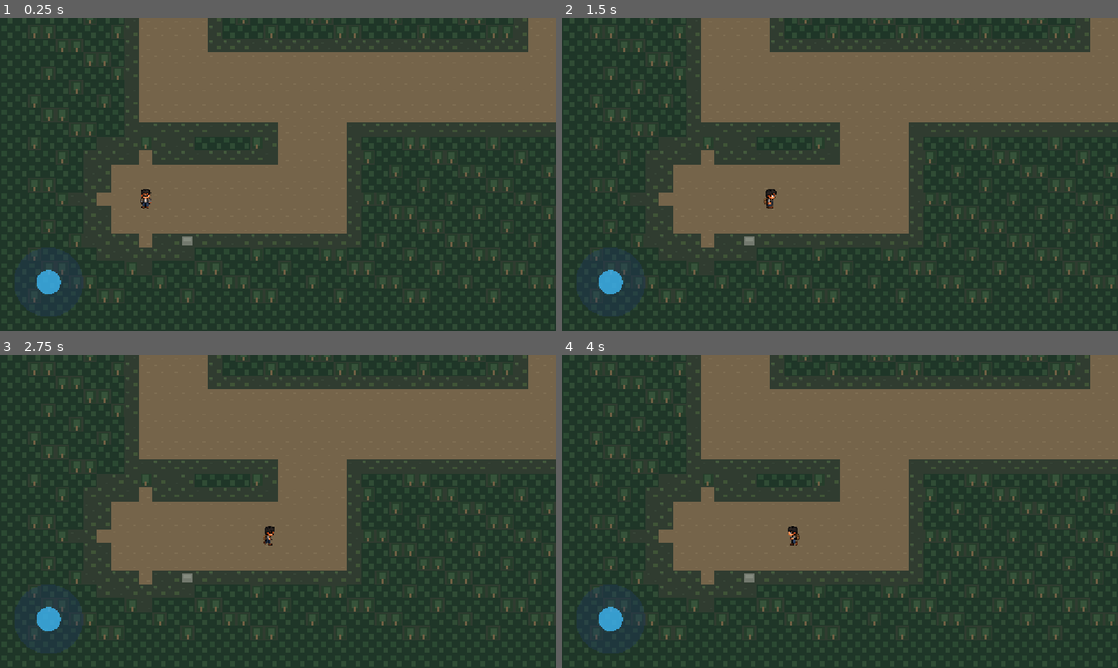
Above: before the commit, frames 1-4 (two rows, left to right).
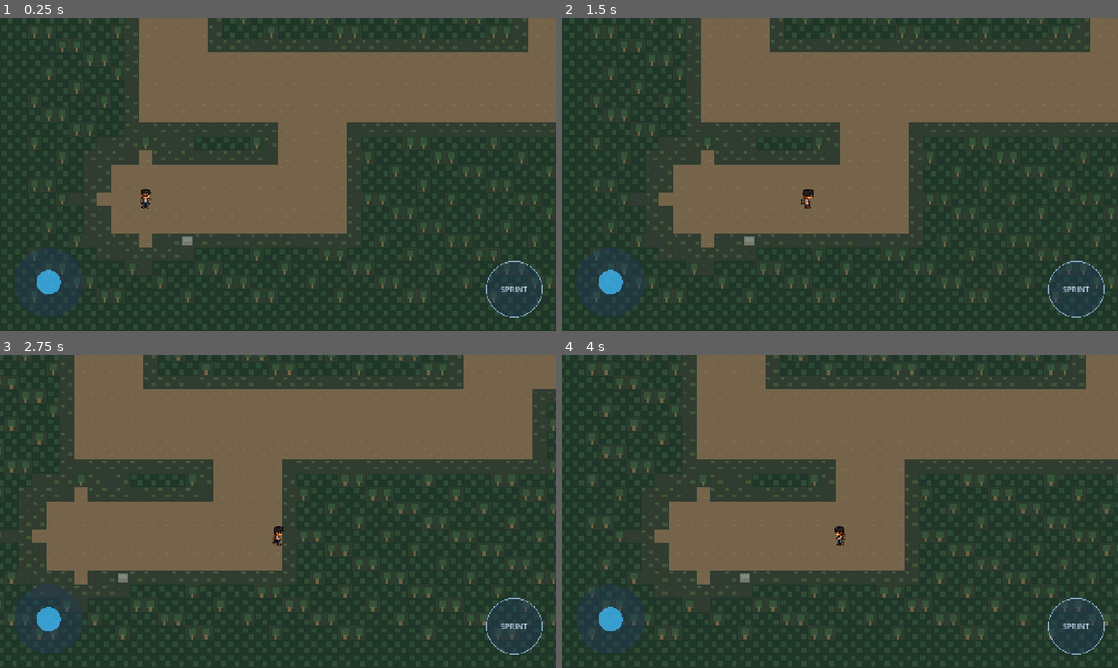
Above: after the commit, the same moments.

Repository: jhonnata2211/ECHOES-The-Last-Refuge-V2
Game: Godot game, scene res://scenes/main/Main.tscn
The game is run twice, just before and just after one commit, with the same random seed, the same clock (stepped at 60 frames per second) and the same inputs.
Inputs (mouse positions are in pixels of both pictures, inside the frame that each line leads up to):
- Up to frame 1 (0.25 s): no input
- Up to frame 2 (1.5 s): tap Enter at 0.5 s; move the mouse to (962, 158) at 0.52 s; hold D (move_right) 0.53-1.25 s; hold Shift (sprint) 0.53-1.25 s; click (962, 158) at 0.67 s; drag from (728, 190) to (812, 237) at 1.27 s
- Up to frame 3 (2.75 s): tap Space at 2 s; move the mouse to (333, 442) at 2.02 s; hold D (move_right) from 2.03 s (still down); hold Shift (sprint) from 2.03 s (still down); click (333, 442) at 2.17 s
- Up to frame 4 (4 s): release D (move_right) at 2.75 s; release Shift (sprint) at 2.75 s; drag from (812, 574) to (673, 464) at 2.77 s; tap Enter at 3.5 s; move the mouse to (1006, 558) at 3.52 s; hold A (move_left) from 3.53 s (still down); hold Shift (sprint) from 3.53 s (still down); click (1006, 558) at 3.67 s

The runs differ from the first frame. In frame 1, 0.2% of the frame differs, in the area x 87-98%, y 77-96%; in frame 2, 0.4%; in frame 3, 21%, in the area x 0-100%, y 0-96%; in frame 4, 5.8%.

Commit message:
ECHOES-016: adiciona sistema de corrida do John

Diff:
--- a/scenes/main/Main.tscn
+++ b/scenes/main/Main.tscn
@@ -14,3 +14,4 @@
 [node name="TouchControls" parent="." instance=ExtResource("2_touch_controls")]
 
 [connection signal="direction_changed" from="TouchControls/VirtualJoystick" to="Player" method="set_touch_direction"]
+[connection signal="sprint_changed" from="TouchControls/SprintButton" to="Player" method="set_touch_sprint_pressed"]
--- /dev/null
+++ b/scenes/ui/SprintButton.tscn
@@ -0,0 +1,27 @@
+[gd_scene load_steps=2 format=3]
+
+; ECHOES-016C: botão isolado; visual placeholder sem assets externos.
+
+[ext_resource type="Script" path="res://scripts/ui/sprint_button.gd" id="1_sprint_button"]
+
+[node name="SprintButton" type="Control"]
+custom_minimum_size = Vector2(128, 128)
+offset_right = 128.0
+offset_bottom = 128.0
+mouse_filter = 2
+script = ExtResource("1_sprint_button")
+metadata/placeholder = true
+
+[node name="Label" type="Label" parent="."]
+layout_mode = 1
+anchors_preset = 15
+anchor_right = 1.0
+anchor_bottom = 1.0
+grow_horizontal = 2
+grow_vertical = 2
+mouse_filter = 2
+theme_override_colors/font_color = Color(0.85, 0.92, 1, 0.9)
+theme_override_font_sizes/font_size = 18
+text = "SPRINT"
+horizontal_alignment = 1
+vertical_alignment = 1
--- a/scenes/ui/TouchControls.tscn
+++ b/scenes/ui/TouchControls.tscn
@@ -1,6 +1,7 @@
-[gd_scene load_steps=2 format=3]
+[gd_scene load_steps=3 format=3]
 
 [ext_resource type="PackedScene" path="res://scenes/ui/VirtualJoystick.tscn" id="1_virtual_joystick"]
+[ext_resource type="PackedScene" path="res://scenes/ui/SprintButton.tscn" id="2_sprint_button"]
 
 [node name="TouchControls" type="CanvasLayer"]
 layer = 1
@@ -15,3 +16,17 @@
 offset_right = 192.0
 offset_bottom = -32.0
 grow_vertical = 0
+
+[node name="SprintButton" parent="." instance=ExtResource("2_sprint_button")]
+layout_mode = 3
+anchors_preset = 3
+anchor_left = 1.0
+anchor_top = 1.0
+anchor_right = 1.0
+anchor_bottom = 1.0
+offset_left = -160.0
+offset_top = -160.0
+offset_right = -32.0
+offset_bottom = -32.0
+grow_horizontal = 0
+grow_vertical = 0
--- a/scripts/player/player.gd
+++ b/scripts/player/player.gd
@@ -3,6 +3,7 @@
 const JOHN_TEXTURE_PATH: String = "res://assets/sprites/player/john_v1.png"
 
 @export var move_speed: float = 200.0
+@export var sprint_speed: float = 320.0
 
 @onready var _animated_sprite: AnimatedSprite2D = $AnimatedSprite2D
 @onready var _placeholder_sprite: Sprite2D = $Sprite2D
@@ -10,6 +11,7 @@
 var _facing_direction: StringName = &"down"
 var _has_john_frames: bool = false
 var _touch_direction := Vector2.ZERO
+var _touch_sprint_pressed: bool = false
 
 
 func _ready() -> void:
@@ -24,13 +26,19 @@
 	var direction := Input.get_vector("move_left", "move_right", "move_up", "move_down")
 	if direction == Vector2.ZERO:
 		direction = _touch_direction
-	velocity = direction * move_speed
+	var sprint_pressed := Input.is_action_pressed("sprint") or _touch_sprint_pressed
+	var current_speed := sprint_speed if sprint_pressed else move_speed
+	velocity = direction * current_speed
 	move_and_slide()
 	_update_animation(direction)
 
 
 func set_touch_direction(direction: Vector2) -> void:
 	_touch_direction = direction.limit_length(1.0)
+
+
+func set_touch_sprint_pressed(pressed: bool) -> void:
+	_touch_sprint_pressed = pressed
 
 
 func _update_animation(input_direction: Vector2) -> void:
--- /dev/null
+++ b/scripts/ui/sprint_button.gd
@@ -0,0 +1,82 @@
+@tool
+extends Control
+
+signal sprint_changed(pressed: bool)
+
+# ECHOES-016C: visual placeholder com primitivas e fonte nativas.
+const BASE_COLOR := Color(0.12, 0.22, 0.35, 0.42)
+const PRESSED_COLOR := Color(0.25, 0.75, 1.0, 0.65)
+const OUTLINE_COLOR := Color(0.65, 0.8, 0.95, 0.75)
+
+var _active_touch_index: int = -1
+var _pressed: bool = false
+
+@export_range(24.0, 128.0, 1.0, "or_greater") var button_radius: float = 64.0:
+	set(value):
+		button_radius = maxf(value, 24.0)
+		_refresh_geometry()
+
+
+func _ready() -> void:
+	resized.connect(_reset_touch)
+	get_viewport().size_changed.connect(_reset_touch)
+	_refresh_geometry()
+	set_process_input(not Engine.is_editor_hint())
+
+
+func _draw() -> void:
+	var center := size * 0.5
+	draw_circle(center, button_radius, PRESSED_COLOR if _pressed else BASE_COLOR)
+	draw_circle(center, button_radius, OUTLINE_COLOR, false, 2.0)
+
+
+func _input(event: InputEvent) -> void:
+	if Engine.is_editor_hint() or not is_visible_in_tree():
+		return
+	if event is InputEventScreenTouch:
+		var touch := event as InputEventScreenTouch
+		if _active_touch_index != -1 and touch.index == _active_touch_index:
+			if not touch.pressed or touch.canceled:
+				_reset_touch()
+				get_viewport().set_input_as_handled()
+		elif _active_touch_index == -1 and touch.pressed and not touch.canceled:
+			var local_touch := make_input_local(touch) as InputEventScreenTouch
+			if local_touch.position.distance_squared_to(size * 0.5) <= button_radius * button_radius:
+				_active_touch_index = touch.index
+				_set_pressed(true)
+				get_viewport().set_input_as_handled()
+	elif event is InputEventScreenDrag and _active_touch_index != -1 and event.index == _active_touch_index:
+		# Manter a posse mesmo quando o dedo sai do círculo.
+		get_viewport().set_input_as_handled()
+
+
+func _notification(what: int) -> void:
+	match what:
+		NOTIFICATION_VISIBILITY_CHANGED:
+			if not is_visible_in_tree():
+				_reset_touch()
+		NOTIFICATION_EXIT_TREE, NOTIFICATION_WM_WINDOW_FOCUS_OUT, MainLoop.NOTIFICATION_APPLICATION_FOCUS_OUT, MainLoop.NOTIFICATION_APPLICATION_PAUSED:
+			_reset_touch()
+
+
+func is_pressed() -> bool:
+	return _pressed
+
+
+func _set_pressed(value: bool) -> void:
+	if _pressed == value:
+		return
+	_pressed = value
+	queue_redraw()
+	sprint_changed.emit(_pressed)
+
+
+func _reset_touch() -> void:
+	_active_touch_index = -1
+	_set_pressed(false)
+	queue_redraw()
+
+
+func _refresh_geometry() -> void:
+	custom_minimum_size = Vector2.ONE * button_radius * 2.0
+	_reset_touch()
Not shown, added: scripts/ui/sprint_button.gd.uid
